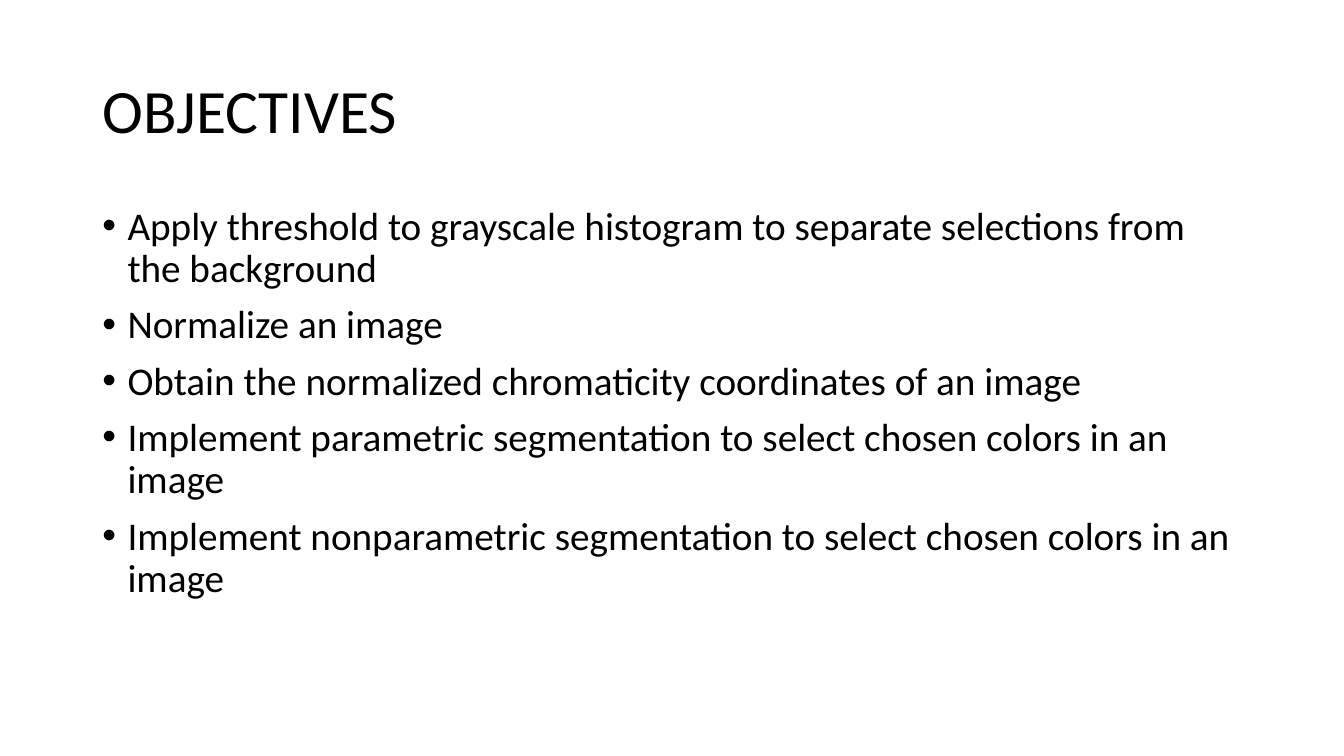
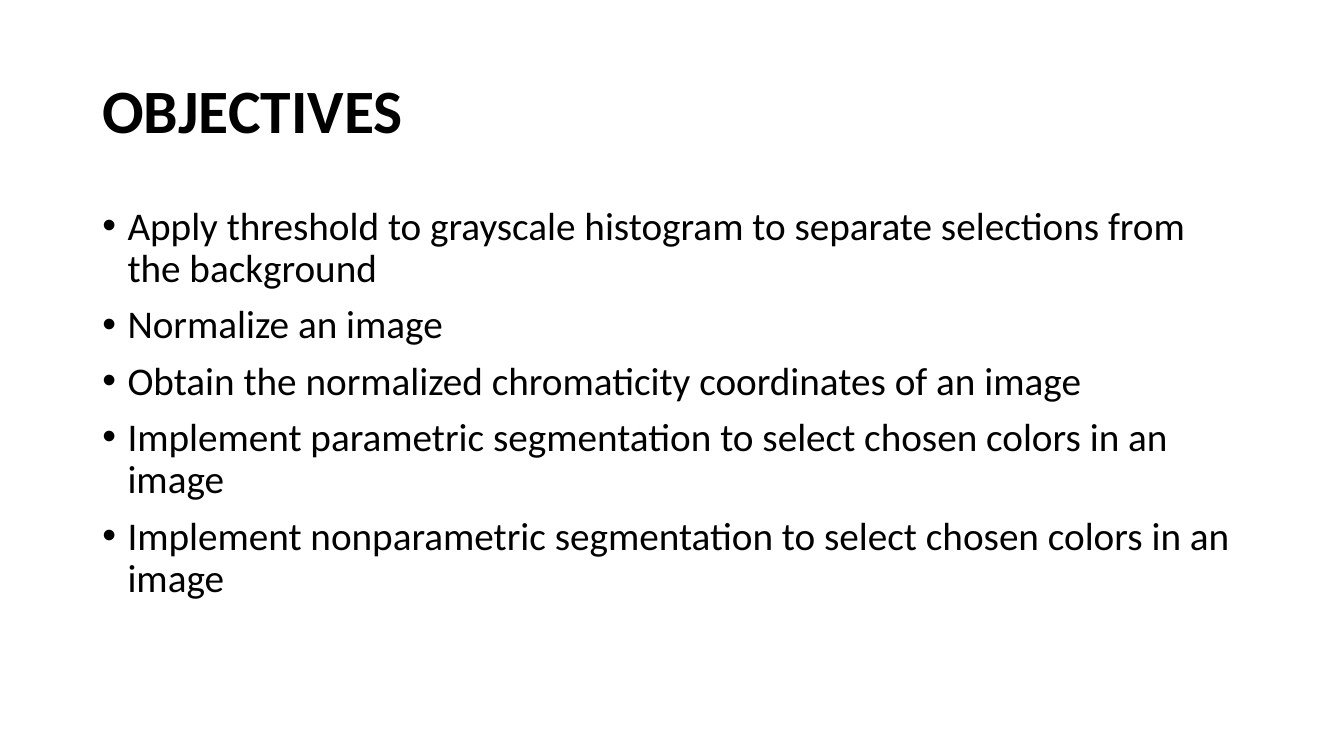
Before and after one commit to genvert/AP_157_FX-2_Vertudez, a slide deck: slide 2 of Activity 5/Vertudez_Activity_5_Report.pptx. Drawn at 1344x756 pixels with LibreOffice and Linux fonts; fonts in the diff are those of the drawing. Boxes give left, top, right and bottom in pixels: in the first picture for what was removed or moved away, otherwise in the second. Text is boxed around its words. In the diff, an @@ line names an element or a change of style, - is before the commit and + after.

```diff
--- a/Activity 5/Vertudez_Activity_5_Report.pptx
+++ b/Activity 5/Vertudez_Activity_5_Report.pptx
@@ title "OBJECTIVES" at box(102, 92, 402, 134): bold on @@
```
Also in this commit, not shown: 10 other slides changed, 6 slides added, 2 other files.
